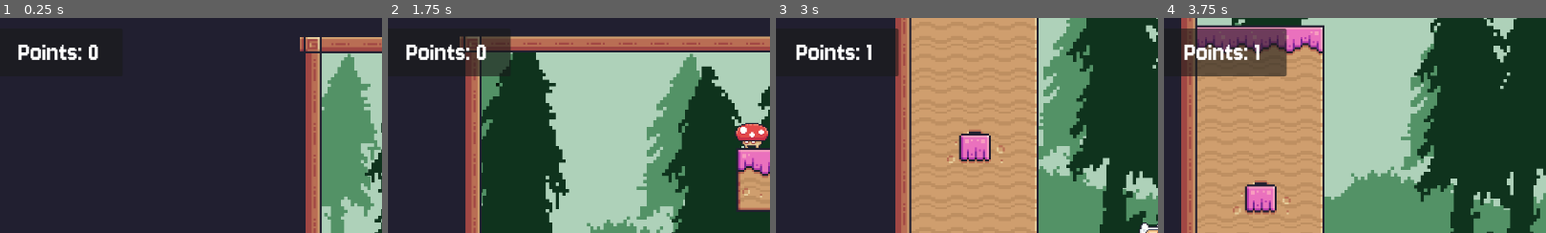
Above: before the commit, frames 1-4 (left to right).
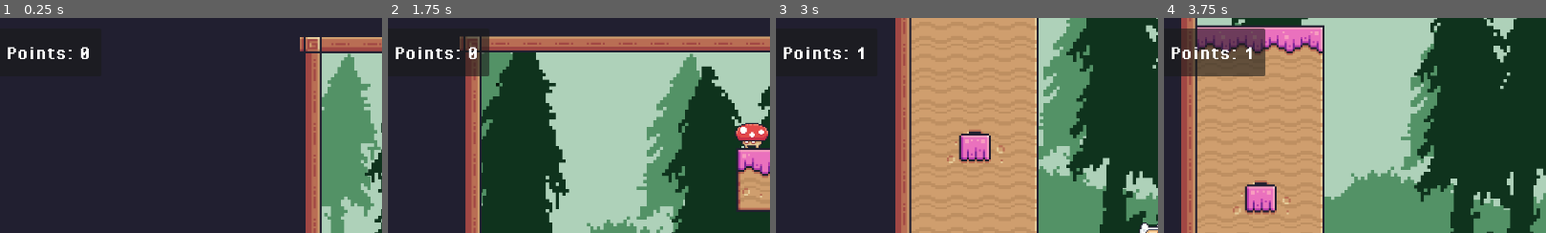
Above: after the commit, the same moments.

Repository: hanazzz/2d-platformer-game
Game: Godot game, scene res://scenes/levels/level1.tscn
The game is run twice, just before and just after one commit, with the same random seed, the same clock (stepped at 60 frames per second) and the same inputs. This scene is started directly instead of the project's main scene.
Inputs:
- Up to frame 1 (0.25 s): no input
- Up to frame 2 (1.75 s): hold Right (right) from 0.53 s (still down); tap Space (jump) at 0.77, 1.52 s
- Up to frame 3 (3 s): release Right (right) at 2.03 s; hold Left (left) 2.03-2.78 s; hold Right (right) from 2.78 s (still down)
- Up to frame 4 (3.75 s): keep holding Right (right); tap Space (jump) at 3.02 s
The pictures show only the part of the screen within x 2-52%, y 0-50%; the shares and areas given below are measured in that part.

The runs differ from the first frame. In frame 1, 1.0% of the frame differs, in the area x 2-26%, y 12-20%; in frame 2, 1.9%; in frame 3, 1.2%; in frame 4, 2.2%, in the area x 2-33%, y 4-28%.

Commit message:
Update points font + minor clean up
Change font on points label
Add _ in front of unused deltas
Rename "menu" folders to "ui"
Fix file paths (was getting weird bugs with @onready vars returning "null")

Diff:
--- a/project.godot
+++ b/project.godot
@@ -64,6 +64,7 @@
 [physics]
 
 2d/default_gravity=2500.0
+jolt_physics_3d/snap/snap_2d_transforms_to_pixel=false
 
 [rendering]
 
--- a/scenes/game_objects/enemy.gd
+++ b/scenes/game_objects/enemy.gd
@@ -10,7 +10,7 @@
 
 
 # Called every frame. 'delta' is the elapsed time since the previous frame.
-func _process(delta: float) -> void:
+func _process(_delta: float) -> void:
 	pass
 
 
--- a/scenes/game_objects/fall_area.gd
+++ b/scenes/game_objects/fall_area.gd
@@ -7,7 +7,7 @@
 
 
 # Called every frame. 'delta' is the elapsed time since the previous frame.
-func _process(delta: float) -> void:
+func _process(_delta: float) -> void:
 	pass
 
 # Called when player touches fall area. Restarts entire level.
--- a/scenes/game_objects/finish.gd
+++ b/scenes/game_objects/finish.gd
@@ -8,7 +8,7 @@
 
 
 # Called every frame. 'delta' is the elapsed time since the previous frame.
-func _process(delta: float) -> void:
+func _process(_delta: float) -> void:
 	pass
 
 # When player touches finish item, advances to next scene
--- a/scenes/levels/level1.tscn
+++ b/scenes/levels/level1.tscn
@@ -7,13 +7,13 @@
 [ext_resource type="Texture2D" uid="uid://d2rcmiq31dr2h" path="res://assets/backgrounds/bg_pine_forest_parallax/bg_morning_layer4.png" id="3_ps2vj"]
 [ext_resource type="Texture2D" uid="uid://c6s23fgjm8f7y" path="res://assets/backgrounds/bg_pine_forest_parallax/bg_morning_layer2.png" id="4_sbmf2"]
 [ext_resource type="PackedScene" uid="uid://pghoqeurj5n4" path="res://scenes/game_objects/collectible_cherry.tscn" id="5_lquwl"]
-[ext_resource type="Script" uid="uid://c0c7mmwrubhnu" path="res://scenes/levels/game_manager.gd" id="6_7mycd"]
+[ext_resource type="Script" uid="uid://bqq8fgpr46xud" path="res://scenes/levels/game_manager.gd" id="6_7mycd"]
 [ext_resource type="PackedScene" uid="uid://n7x3crpdp5um" path="res://scenes/game_objects/finish.tscn" id="6_272bh"]
 [ext_resource type="PackedScene" uid="uid://cc7qenpvtlvvh" path="res://scenes/levels/level2.tscn" id="6_ejswk"]
 [ext_resource type="PackedScene" uid="uid://sbxq1xbti2sh" path="res://scenes/game_objects/enemy_mushroom.tscn" id="7_d3jkd"]
-[ext_resource type="FontFile" uid="uid://bn0212nw3j40m" path="res://assets/menu/Jersey10-Regular.ttf" id="8_bbk5w"]
 [ext_resource type="Texture2D" uid="uid://04iomadu77a4" path="res://assets/game_elements/heart_health.png" id="9_conm7"]
-[ext_resource type="PackedScene" uid="uid://bqf6qtnr51c0n" path="res://scenes/levels/pause.tscn" id="14_jprdt"]
+[ext_resource type="FontFile" uid="uid://bfm4pdj6ogqh0" path="res://assets/ui/PixelOperator-Bold.ttf" id="11_nkeig"]
+[ext_resource type="PackedScene" uid="uid://bqf6qtnr51c0n" path="res://scenes/ui/pause.tscn" id="14_jprdt"]
 
 [sub_resource type="TileSetAtlasSource" id="TileSetAtlasSource_bbk5w"]
 texture = ExtResource("2_h2yge")
@@ -237,7 +237,7 @@
 atlas = ExtResource("9_conm7")
 region = Rect2(16, 16, 8, 8)
 
-[node name="Node" type="Node"]
+[node name="Level1" type="Node"]
 
 [node name="SceneObjects" type="Node" parent="."]
 
@@ -360,17 +360,12 @@
 position = Vector2(2448, 592)
 target_level = ExtResource("6_ejswk")
 
-[node name="GameManager" type="Node" parent="." node_paths=PackedStringArray("hearts")]
-unique_name_in_owner = true
-script = ExtResource("6_7mycd")
-hearts = [NodePath("../UI/HeartsPanel/Heart1"), NodePath("../UI/HeartsPanel/Heart2"), NodePath("../UI/HeartsPanel/Heart3")]
-
 [node name="UI" type="CanvasLayer" parent="."]
 
 [node name="PointsPanel" type="Panel" parent="UI"]
 offset_left = 16.0
 offset_top = 16.0
-offset_right = 208.0
+offset_right = 176.0
 offset_bottom = 88.0
 
 [node name="PointsLabel" type="Label" parent="UI/PointsPanel"]
@@ -381,8 +376,8 @@
 anchor_bottom = 1.0
 grow_horizontal = 2
 grow_vertical = 2
-theme_override_fonts/font = ExtResource("8_bbk5w")
-theme_override_font_sizes/font_size = 42
+theme_override_fonts/font = ExtResource("11_nkeig")
+theme_override_font_sizes/font_size = 32
 text = "Points: 0"
 horizontal_alignment = 1
 vertical_alignment = 1
@@ -513,5 +508,9 @@
 texture = SubResource("AtlasTexture_jprdt")
 expand_mode = 2
 
-theme_override_font_sizes/font_size = 42
 [node name="Pause" parent="UI" instance=ExtResource("14_jprdt")]
+
+[node name="GameManager" type="Node" parent="." node_paths=PackedStringArray("hearts")]
+unique_name_in_owner = true
+script = ExtResource("6_7mycd")
+hearts = [NodePath("../UI/HeartsPanel/Heart1"), NodePath("../UI/HeartsPanel/Heart2"), NodePath("../UI/HeartsPanel/Heart3")]
--- a/scenes/levels/level2.tscn
+++ b/scenes/levels/level2.tscn
@@ -8,13 +8,13 @@
 [ext_resource type="PackedScene" uid="uid://h02t0hsom8sh" path="res://scenes/game_objects/main_character.tscn" id="3_8i1lk"]
 [ext_resource type="PackedScene" uid="uid://bc0ov82y5aeda" path="res://scenes/game_objects/collectible_melon.tscn" id="4_hgky1"]
 [ext_resource type="PackedScene" uid="uid://n7x3crpdp5um" path="res://scenes/game_objects/finish.tscn" id="6_hkuam"]
-[ext_resource type="PackedScene" uid="uid://rukhcfl4rwli" path="res://scenes/menu/main_menu.tscn" id="7_f3b2k"]
+[ext_resource type="PackedScene" uid="uid://rukhcfl4rwli" path="res://scenes/ui/main_menu.tscn" id="7_f3b2k"]
 [ext_resource type="Script" uid="uid://l00pnkmdjo74" path="res://scenes/game_objects/fall_area.gd" id="8_sqrei"]
 [ext_resource type="PackedScene" uid="uid://dhkc7s21ngmpj" path="res://scenes/game_objects/enemy_duck.tscn" id="9_hgky1"]
-[ext_resource type="Script" uid="uid://c0c7mmwrubhnu" path="res://scenes/levels/game_manager.gd" id="9_yhrca"]
-[ext_resource type="FontFile" uid="uid://bn0212nw3j40m" path="res://assets/menu/Jersey10-Regular.ttf" id="10_4eecq"]
+[ext_resource type="Script" uid="uid://bqq8fgpr46xud" path="res://scenes/levels/game_manager.gd" id="9_yhrca"]
+[ext_resource type="FontFile" uid="uid://bfm4pdj6ogqh0" path="res://assets/ui/PixelOperator-Bold.ttf" id="12_hgky1"]
 [ext_resource type="Texture2D" uid="uid://04iomadu77a4" path="res://assets/game_elements/heart_health.png" id="14_b4tpv"]
-[ext_resource type="PackedScene" uid="uid://bqf6qtnr51c0n" path="res://scenes/levels/pause.tscn" id="16_sqrei"]
+[ext_resource type="PackedScene" uid="uid://bqf6qtnr51c0n" path="res://scenes/ui/pause.tscn" id="16_sqrei"]
 
 [sub_resource type="TileSetAtlasSource" id="TileSetAtlasSource_1bvp3"]
 texture = ExtResource("2_gycjm")
@@ -260,7 +260,7 @@
 atlas = ExtResource("14_b4tpv")
 region = Rect2(0, 0, 24, 8)
 
-[node name="Node" type="Node"]
+[node name="Level2" type="Node"]
 
 [node name="SceneObjects" type="Node" parent="."]
 
@@ -371,20 +371,15 @@
 [node name="CollisionShape2D" type="CollisionShape2D" parent="SceneObjects/FallArea"]
 shape = SubResource("WorldBoundaryShape2D_76toy")
 
-[node name="GameManager" type="Node" parent="." node_paths=PackedStringArray("hearts")]
-unique_name_in_owner = true
-script = ExtResource("9_yhrca")
-hearts = [NodePath("../UI/HeartsPanel/Heart1"), NodePath("../UI/HeartsPanel/Heart2"), NodePath("../UI/HeartsPanel/Heart3")]
-
 [node name="UI" type="CanvasLayer" parent="."]
 
-[node name="Panel" type="Panel" parent="UI"]
+[node name="PointsPanel" type="Panel" parent="UI"]
 offset_left = 16.0
-offset_top = 17.0
-offset_right = 208.0
-offset_bottom = 81.0
-
-[node name="PointsLabel" type="Label" parent="UI/Panel"]
+offset_top = 16.0
+offset_right = 176.0
+offset_bottom = 88.0
+
+[node name="PointsLabel" type="Label" parent="UI/PointsPanel"]
 unique_name_in_owner = true
 layout_mode = 1
 anchors_preset = 15
@@ -392,8 +387,8 @@
 anchor_bottom = 1.0
 grow_horizontal = 2
 grow_vertical = 2
-theme_override_fonts/font = ExtResource("10_4eecq")
-theme_override_font_sizes/font_size = 42
+theme_override_fonts/font = ExtResource("12_hgky1")
+theme_override_font_sizes/font_size = 32
 text = "Points: 0"
 horizontal_alignment = 1
 vertical_alignment = 1
@@ -461,4 +456,9 @@
 
 [node name="Pause" parent="UI" instance=ExtResource("16_sqrei")]
 
+[node name="GameManager" type="Node" parent="." node_paths=PackedStringArray("hearts")]
+unique_name_in_owner = true
+script = ExtResource("9_yhrca")
+hearts = [NodePath("../UI/HeartsPanel/Heart1"), NodePath("../UI/HeartsPanel/Heart2"), NodePath("../UI/HeartsPanel/Heart3")]
+
 [connection signal="body_entered" from="SceneObjects/FallArea" to="SceneObjects/FallArea" method="_on_body_entered"]
--- a/scenes/menu/main_menu.gd
+++ b/scenes/ui/main_menu.gd
@@ -8,7 +8,7 @@
 
 
 # Called every frame. 'delta' is the elapsed time since the previous frame.
-func _process(delta: float) -> void:
+func _process(_delta: float) -> void:
 	pass
 
 # Called when Level1 button is pressed and loads level 1
--- a/scenes/menu/main_menu.tscn
+++ b/scenes/ui/main_menu.tscn
@@ -1,10 +1,10 @@
 [gd_scene load_steps=18 format=3 uid="uid://rukhcfl4rwli"]
 
-[ext_resource type="Script" uid="uid://6382eyvu3rmh" path="res://scenes/menu/main_menu.gd" id="1_bqqt6"]
-[ext_resource type="Texture2D" uid="uid://bk737hwrium3" path="res://assets/menu/bg_main_menu.png" id="2_wu84c"]
-[ext_resource type="FontFile" uid="uid://bn0212nw3j40m" path="res://assets/menu/Jersey10-Regular.ttf" id="4_wu84c"]
-[ext_resource type="FontFile" uid="uid://bfm4pdj6ogqh0" path="res://assets/menu/PixelOperator-Bold.ttf" id="5_8ln24"]
-[ext_resource type="Texture2D" uid="uid://d3k7i0ts1nrtf" path="res://assets/menu/BlackButtons.png" id="5_hj162"]
+[ext_resource type="Script" uid="uid://6382eyvu3rmh" path="res://scenes/ui/main_menu.gd" id="1_bqqt6"]
+[ext_resource type="Texture2D" uid="uid://bk737hwrium3" path="res://assets/ui/bg_main_menu.png" id="2_wu84c"]
+[ext_resource type="FontFile" uid="uid://bn0212nw3j40m" path="res://assets/ui/Jersey10-Regular.ttf" id="4_wu84c"]
+[ext_resource type="FontFile" uid="uid://bfm4pdj6ogqh0" path="res://assets/ui/PixelOperator-Bold.ttf" id="5_8ln24"]
+[ext_resource type="Texture2D" uid="uid://d3k7i0ts1nrtf" path="res://assets/ui/BlackButtons.png" id="5_hj162"]
 
 [sub_resource type="StyleBoxTexture" id="StyleBoxTexture_8ln24"]
 texture = ExtResource("2_wu84c")
--- a/scenes/levels/pause.gd
+++ b/scenes/ui/pause.gd
@@ -8,7 +8,7 @@
 
 
 # Called every frame. 'delta' is the elapsed time since the previous frame.
-func _process(delta: float) -> void:
+func _process(_delta: float) -> void:
 	# Check if pause button pressed
 	var pause_pressed = Input.is_action_just_pressed("pause")
 	# If pressed, then show pause game and show pause menu
@@ -25,4 +25,4 @@
 
 func _on_exit_to_menu_pressed() -> void:
 	get_tree().paused = false
-	get_tree().change_scene_to_file("res://scenes/menu/main_menu.tscn")
+	get_tree().change_scene_to_file("res://scenes/ui/main_menu.tscn")
--- a/scenes/levels/pause.tscn
+++ b/scenes/ui/pause.tscn
@@ -1,7 +1,7 @@
 [gd_scene load_steps=8 format=3 uid="uid://bqf6qtnr51c0n"]
 
-[ext_resource type="Script" uid="uid://ct47vjmb45rhm" path="res://scenes/levels/pause.gd" id="1_685k6"]
-[ext_resource type="FontFile" uid="uid://bfm4pdj6ogqh0" path="res://assets/menu/PixelOperator-Bold.ttf" id="2_2brvh"]
+[ext_resource type="Script" uid="uid://ct47vjmb45rhm" path="res://scenes/ui/pause.gd" id="1_685k6"]
+[ext_resource type="FontFile" uid="uid://bfm4pdj6ogqh0" path="res://assets/ui/PixelOperator-Bold.ttf" id="2_2brvh"]
 
 [sub_resource type="StyleBoxFlat" id="StyleBoxFlat_b4tpv"]
 bg_color = Color(1, 1, 1, 1)
--- /dev/null
+++ b/scenes/ui/points_panel.tscn
@@ -0,0 +1,22 @@
+[gd_scene load_steps=2 format=3 uid="uid://skxgxl54a1xe"]
+
+[ext_resource type="FontFile" uid="uid://bfm4pdj6ogqh0" path="res://assets/ui/PixelOperator-Bold.ttf" id="1_8jacl"]
+
+[node name="PointsPanel" type="Panel"]
+offset_left = 16.0
+offset_top = 16.0
+offset_right = 208.0
+offset_bottom = 88.0
+
+[node name="PointsLabel" type="Label" parent="."]
+layout_mode = 1
+anchors_preset = 15
+anchor_right = 1.0
+anchor_bottom = 1.0
+grow_horizontal = 2
+grow_vertical = 2
+theme_override_fonts/font = ExtResource("1_8jacl")
+theme_override_font_sizes/font_size = 32
+text = "Points: 0"
+horizontal_alignment = 1
+vertical_alignment = 1
Renamed: assets/menu/BlackButtons.png -> assets/ui/BlackButtons.png
Not shown, changed: assets/ui/BlackButtons.png.import
Renamed: assets/menu/Jersey10-Regular.ttf -> assets/ui/Jersey10-Regular.ttf
Not shown, changed: assets/ui/Jersey10-Regular.ttf.import
Renamed: assets/menu/PixelOperator-Bold.ttf -> assets/ui/PixelOperator-Bold.ttf
Not shown, changed: assets/ui/PixelOperator-Bold.ttf.import
Renamed: assets/menu/bg_main_menu.png -> assets/ui/bg_main_menu.png
Not shown, changed: assets/ui/bg_main_menu.png.import
Not shown, changed: scenes/levels/game_manager.gd.uid
Renamed: scenes/menu/main_menu.gd.uid -> scenes/ui/main_menu.gd.uid
Renamed: scenes/levels/pause.gd.uid -> scenes/ui/pause.gd.uid
